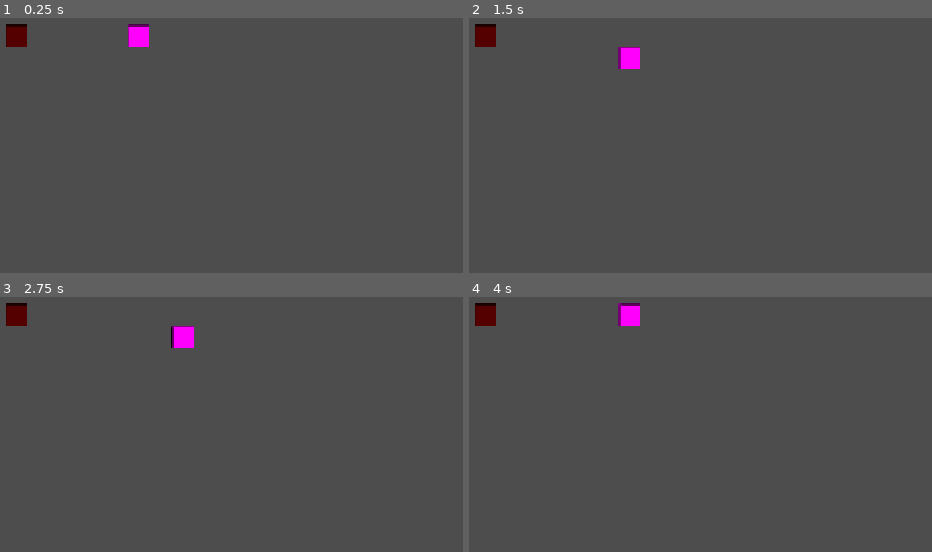
Above: before the commit, frames 1-4 (two rows, left to right).
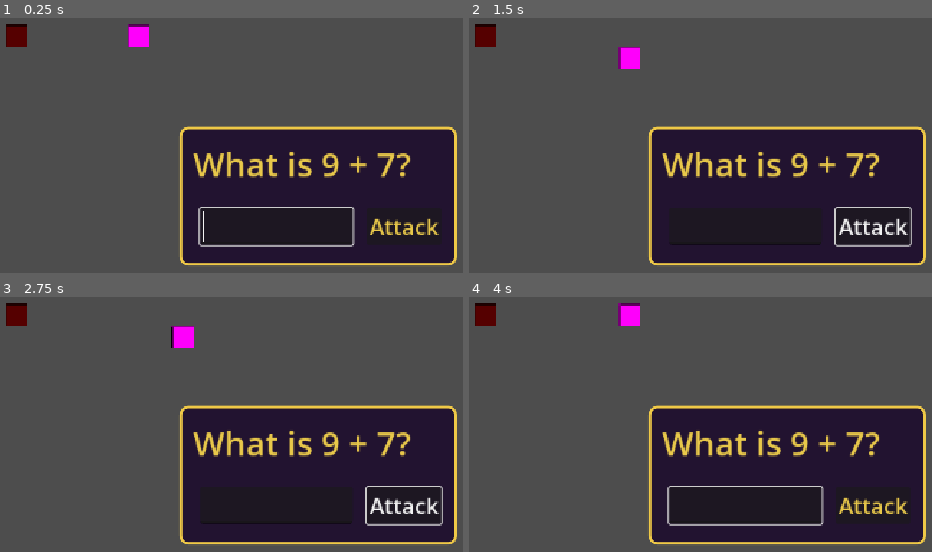
Above: after the commit, the same moments.

Repository: Tomohawk35/SDEV265-Team-Project-1
Game: Godot game, scene res://door/main.tscn
The game is run twice, just before and just after one commit, with the same random seed, the same clock (stepped at 60 frames per second) and the same inputs. The project has no main scene, so this scene is started directly.
Inputs:
- Up to frame 1 (0.25 s): no input
- Up to frame 2 (1.5 s): tap Enter at 0.5 s; hold Right (ui_right) 0.53-1.28 s; tap Space at 1.25 s; hold Down (ui_down) from 1.28 s (still down)
- Up to frame 3 (2.75 s): tap Enter at 2 s; release Down (ui_down) at 2.03 s; hold Right (ui_right) from 2.03 s (still down)
- Up to frame 4 (4 s): tap Space at 2.75 s; release Right (ui_right) at 2.78 s; hold Up (ui_up) 2.78-3.53 s; tap Enter at 3.5 s; hold Left (ui_left) from 3.53 s (still down)

The runs differ from the first frame. In frame 1, 32% of the frame differs, in the area x 38-99%, y 42-97%; in frame 2, 32%; in frame 3, 32%; in frame 4, 32%.
Error before the commit: Attempt to call function 'call_deferred' in base 'null instance' on a null instance. (res://door/math_popup.gd:23)

Commit message:
Update math_popup.tscn
Updated with more visuals testing purposes

Diff:
--- a/math-maze/door/math_popup.tscn
+++ b/math-maze/door/math_popup.tscn
@@ -2,7 +2,20 @@
 
 [ext_resource type="Script" uid="uid://6jja8xvb83eb" path="res://door/math_popup.gd" id="1_5qtx2"]
 
+[sub_resource type="StyleBoxFlat" id="StyleBoxFlat_w2vg3"]
+bg_color = Color(0.14117648, 0.078431375, 0.19607843, 1)
+border_width_left = 4
+border_width_top = 4
+border_width_right = 4
+border_width_bottom = 4
+border_color = Color(1, 0.8352941, 0.2901961, 1)
+corner_radius_top_left = 12
+corner_radius_top_right = 12
+corner_radius_bottom_right = 12
+corner_radius_bottom_left = 12
+
 [node name="Control" type="Control" unique_id=1756273575]
+process_mode = 2
 layout_mode = 3
 anchors_preset = 15
 anchor_right = 1.0
@@ -11,41 +24,49 @@
 grow_vertical = 2
 script = ExtResource("1_5qtx2")
 
-[node name="QuestionLabel" type="Label" parent="." unique_id=2092446970]
+[node name="Panel" type="Panel" parent="." unique_id=1671568520]
+self_modulate = Color(0.9372549, 0.9411765, 0.95686275, 1)
+custom_minimum_size = Vector2(400, 200)
+layout_mode = 0
+offset_left = 300.0
+offset_top = 200.0
+offset_right = 700.0
+offset_bottom = 400.0
+theme_override_styles/panel = SubResource("StyleBoxFlat_w2vg3")
+
+[node name="QuestionLabel" type="Label" parent="Panel" unique_id=2092446970]
+custom_minimum_size = Vector2(200, 0)
 layout_mode = 1
-anchors_preset = 12
+anchors_preset = 5
+anchor_left = 0.5
+anchor_right = 0.5
+offset_left = -180.0
+offset_top = 20.0
+offset_right = 180.0
+offset_bottom = 95.0
+grow_horizontal = 2
+theme_override_colors/font_color = Color(0.9098039, 0.78431374, 0.2901961, 1)
+theme_override_font_sizes/font_size = 48
+
+[node name="AnswerInput" type="LineEdit" parent="Panel" unique_id=257540069]
+layout_mode = 1
+anchors_preset = 2
 anchor_top = 1.0
-anchor_right = 1.0
 anchor_bottom = 1.0
-offset_top = -75.0
-grow_horizontal = 2
+offset_left = 30.0
+offset_top = -83.0
+offset_right = 250.0
+offset_bottom = -30.0
 grow_vertical = 0
-text = "I am a text problem
+theme_override_colors/font_color = Color(0.9098039, 0.78431374, 0.2901961, 1)
+theme_override_font_sizes/font_size = 32
 
-Answer: "
-script = ExtResource("1_5qtx2")
-
-[node name="AnswerInput" type="LineEdit" parent="." unique_id=257540069]
-layout_mode = 1
-anchors_preset = 12
-anchor_top = 1.0
-anchor_right = 1.0
-anchor_bottom = 1.0
-offset_top = -31.0
-grow_horizontal = 2
-grow_vertical = 0
-script = ExtResource("1_5qtx2")
-
-[node name="SubmitButton" type="Button" parent="." unique_id=1517376961]
-layout_mode = 1
-anchors_preset = 7
-anchor_left = 0.5
-anchor_top = 1.0
-anchor_right = 0.5
-anchor_bottom = 1.0
-offset_left = -4.0
-offset_top = -8.0
-offset_right = 4.0
-grow_horizontal = 2
-grow_vertical = 0
-script = ExtResource("1_5qtx2")
+[node name="SubmitButton" type="Button" parent="Panel" unique_id=1517376961]
+layout_mode = 0
+offset_left = 270.0
+offset_top = 117.0
+offset_right = 377.0
+offset_bottom = 170.0
+theme_override_colors/font_color = Color(0.9098039, 0.78431374, 0.2901961, 1)
+theme_override_font_sizes/font_size = 32
+text = "Attack"
